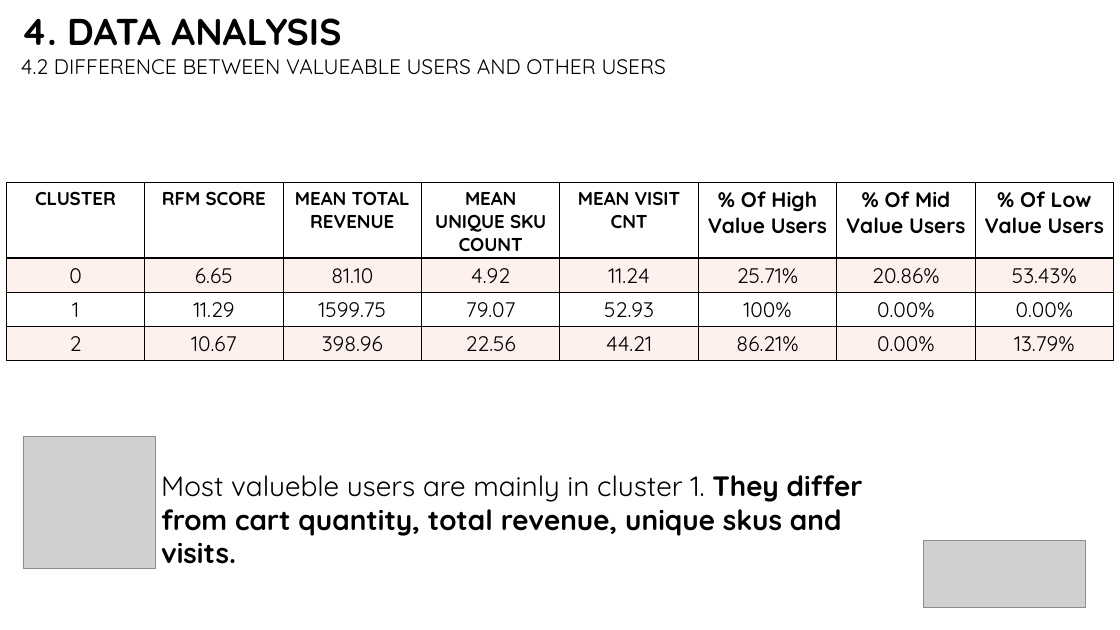
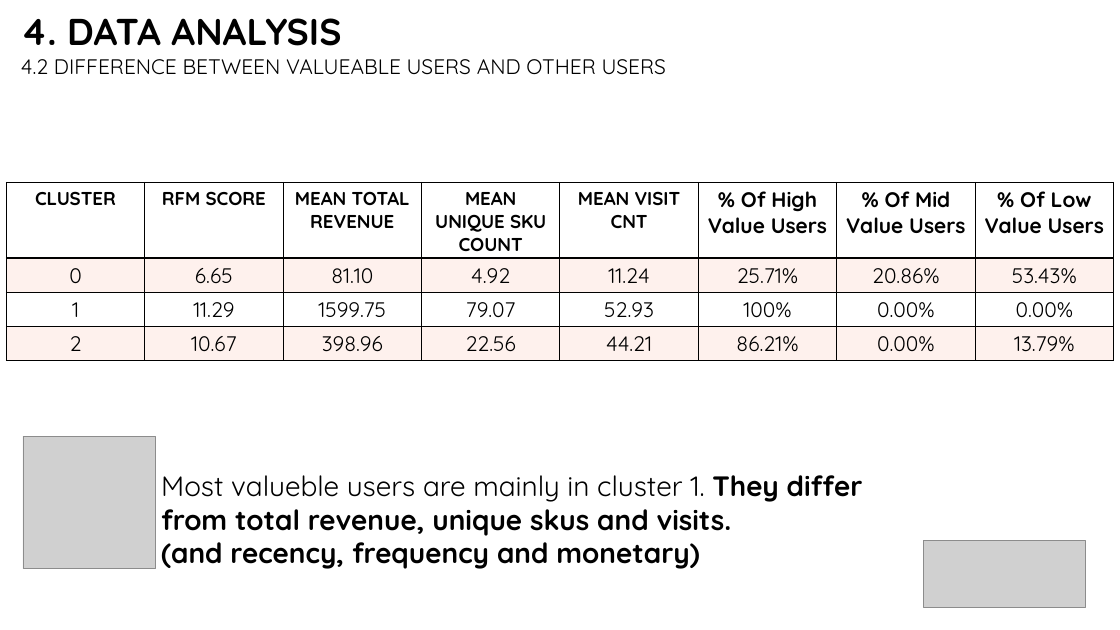
Before and after one commit to bbucalonserra/sales-membership-analysis, a slide deck: slide 30 of presentation.pptx (slide 31 before the commit). Drawn at 1120x630 pixels with LibreOffice and Linux fonts; fonts in the diff are those of the drawing; grey boxes stand for pictures. Boxes give left, top, right and bottom in pixels: in the first picture for what was removed or moved away, otherwise in the second. Text is boxed around its words. In the diff, an @@ line names an element or a change of style, - is before the commit and + after.

```diff
--- a/presentation.pptx
+++ b/presentation.pptx
@@ text at <box>161,475,863,569</box>: text changed @@
-Most valueble users are mainly in cluster 1. They differ from cart quantity, total revenue, unique skus and visits.
+Most valueble users are mainly in cluster 1. They differ from total revenue, unique skus and visits.
+(and recency, frequency and monetary)
```
Also in this commit, not shown: 11 other slides changed, 1 slide added, 2 slides removed.
